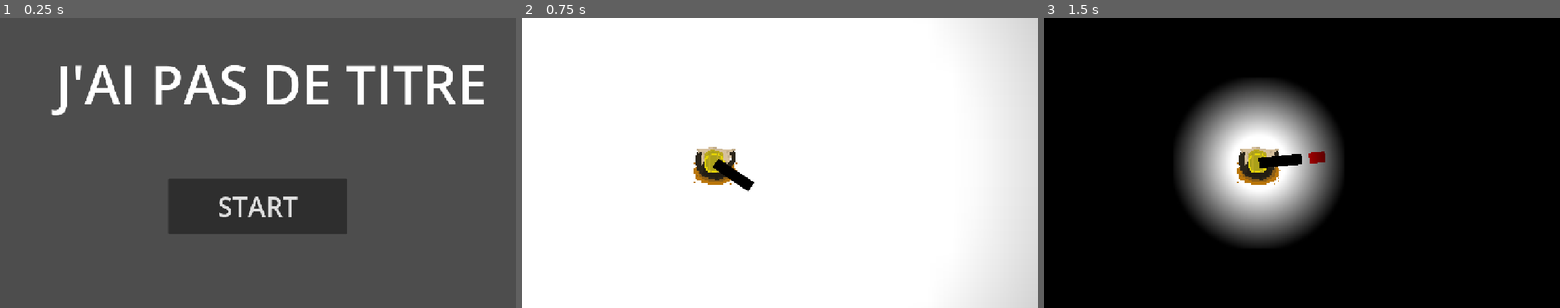
Above: before the commit, frames 1-3 (left to right).
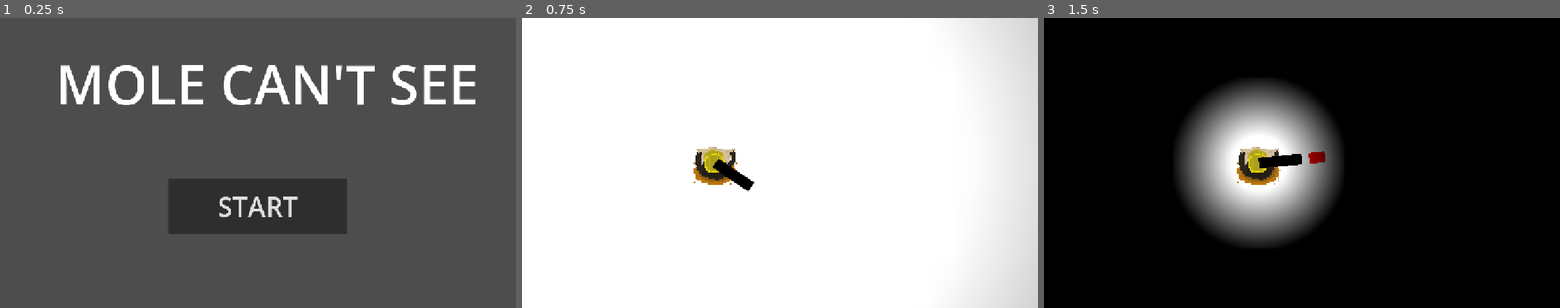
Above: after the commit, the same moments.

Repository: PandaMaki/game-jam-baudo
Game: Godot game, scene res://scenes/UI/main.tscn
Same seed, same stepped clock (60 frames per second), same inputs: the game is played once before the commit and once after it. The engine's default icon, where the game draws it, is replaced by a stand-in: a white triangle on a blue panel in a dark square.
Inputs (mouse positions are in pixels of both pictures, inside the frame that each line leads up to):
- Up to frame 1 (0.25 s): no input
- Up to frame 2 (0.75 s): click "START" at 0.5 s
- Up to frame 3 (1.5 s): tap Enter (ui_accept) at 1.25 s; move the mouse to (1415, 148) at 1.27 s; hold D (right) from 1.28 s (still down); tap Space (shoot) at 1.35 s

The runs differ from the first frame. In frame 1, 5.2% of the frame differs, in the area x 9-94%, y 16-34%; in frame 2, nothing differs; in frame 3, nothing differs.

Commit message:
creation de l'ennemi lance-flamme et ajout du titre "mole can't see "

Diff:
--- /dev/null
+++ b/ennemi_flamme.gd
@@ -0,0 +1,50 @@
+extends CharacterBody2D
+
+
+const SPEED = 100.0
+const JUMP_VELOCITY = -400.0
+var cible = null
+var dead = false
+var balle = preload("res://scenes/balle/balle_ennemi.tscn")
+var peut_tirer = true
+
+
+
+
+func _physics_process(delta: float) -> void:
+	# Add the gravity.
+
+	# Handle jump.
+	if Input.is_action_just_pressed("ui_accept") and is_on_floor():
+		velocity.y = JUMP_VELOCITY
+	if $visée.is_colliding():
+		var touche = $visée.get_collider()
+		if touche != null and touche.is_in_group("player"):
+			velocity.x = move_toward(velocity.x, 0, SPEED)
+			velocity.y = move_toward(velocity.y, 0, SPEED)
+			$lance_flamme.shoot()
+			peut_tirer = false
+			$Timer.start()
+			print("Timer démarré : ", $Timer.time_left)
+	if cible != null:
+		look_at(cible.global_position)
+		$NavigationAgent2D.target_position = cible.global_position
+		var direction_mouvement = $NavigationAgent2D.get_next_path_position()
+		var direction_jsp = direction_mouvement -global_position
+		var direction_normalisé = direction_jsp.normalized()
+		if direction_normalisé != Vector2.ZERO:
+			velocity = direction_normalisé*SPEED
+		else:
+			velocity.x = move_toward(velocity.x, 0, SPEED)
+			velocity.y = move_toward(velocity.y, 0, SPEED)
+	# Get the input direction and handle the movement/deceleration.
+	# As good practice, you should replace UI actions with custom gameplay actions.
+
+
+	move_and_slide()
+
+func die():
+	queue_free()
+
+func _on_area_2d_body_entered(body: Node2D) -> void:
+	cible = body
--- /dev/null
+++ b/ennemi_flamme.tscn
@@ -0,0 +1,51 @@
+[gd_scene format=3 uid="uid://b5gsdgasm7jdw"]
+
+[ext_resource type="Script" uid="uid://cu68mvobn3mgd" path="res://ennemi_flamme.gd" id="1_wsk00"]
+[ext_resource type="PackedScene" uid="uid://ciao0wult73xk" path="res://lance_flamme.tscn" id="2_gagpo"]
+
+[sub_resource type="Gradient" id="Gradient_5npyw"]
+offsets = PackedFloat32Array(0.012048192, 1)
+colors = PackedColorArray(1, 0, 0, 1, 1, 0, 0, 1)
+
+[sub_resource type="GradientTexture1D" id="GradientTexture1D_ssvtb"]
+gradient = SubResource("Gradient_5npyw")
+
+[sub_resource type="RectangleShape2D" id="RectangleShape2D_ssvtb"]
+size = Vector2(74, 65)
+
+[sub_resource type="RectangleShape2D" id="RectangleShape2D_ux1y0"]
+size = Vector2(866, 731)
+
+[node name="ennemi" type="CharacterBody2D" unique_id=504666815 groups=["ennemi"]]
+collision_layer = 2
+script = ExtResource("1_wsk00")
+
+[node name="Sprite2D" type="Sprite2D" parent="." unique_id=1007100569]
+scale = Vector2(0.28515625, 65)
+texture = SubResource("GradientTexture1D_ssvtb")
+
+[node name="CollisionShape2D" type="CollisionShape2D" parent="." unique_id=1966610797]
+position = Vector2(0, 0.5)
+shape = SubResource("RectangleShape2D_ssvtb")
+
+[node name="NavigationAgent2D" type="NavigationAgent2D" parent="." unique_id=1369964738]
+
+[node name="Area2D" type="Area2D" parent="." unique_id=1730165307]
+
+[node name="CollisionShape2D" type="CollisionShape2D" parent="Area2D" unique_id=331268232]
+position = Vector2(2, -8.5)
+shape = SubResource("RectangleShape2D_ux1y0")
+
+[node name="visée" type="RayCast2D" parent="." unique_id=1691809256]
+position = Vector2(38, 0)
+target_position = Vector2(236, 1)
+
+[node name="Timer" type="Timer" parent="." unique_id=2145972395]
+wait_time = 0.05
+one_shot = true
+
+[node name="lance_flamme" parent="." unique_id=812841894 instance=ExtResource("2_gagpo")]
+position = Vector2(61, 0)
+
+[connection signal="body_entered" from="Area2D" to="." method="_on_area_2d_body_entered"]
+[connection signal="timeout" from="Timer" to="." method="_on_timer_timeout"]
--- a/game.tscn
+++ b/game.tscn
@@ -2,8 +2,9 @@
 
 [ext_resource type="PackedScene" uid="uid://djy6kmhwv3xfe" path="res://scenes/player/player.tscn" id="1_80nbo"]
 [ext_resource type="PackedScene" uid="uid://iv24j2lstkvs" path="res://ennemi.tscn" id="2_e2o6t"]
-[ext_resource type="PackedScene" uid="uid://cpqx0lvrw1upx" path="res://spawner_mob.tscn" id="3_feb5d"]
+[ext_resource type="PackedScene" uid="uid://cpqx0lvrw1upx" path="res://scenes/ennemi/spawner/spawner_mob.tscn" id="3_feb5d"]
 [ext_resource type="PackedScene" uid="uid://bpquuk3gv5mb" path="res://ennemi_à_pompe.tscn" id="4_fc0e3"]
+[ext_resource type="PackedScene" uid="uid://b5gsdgasm7jdw" path="res://ennemi_flamme.tscn" id="5_7jktm"]
 
 [sub_resource type="Gradient" id="Gradient_mwb40"]
 colors = PackedColorArray(1, 1, 1, 1, 1, 1, 1, 1)
@@ -39,3 +40,6 @@
 [node name="CanvasModulate" type="CanvasModulate" parent="." unique_id=1506803974]
 visible = false
 color = Color(0, 0, 0, 1)
+
+[node name="ennemi2" parent="." unique_id=1196618640 instance=ExtResource("5_7jktm")]
+position = Vector2(932, 486)
--- /dev/null
+++ b/lance_flamme.gd
@@ -0,0 +1,33 @@
+extends Node2D
+
+var balle = preload("res://scenes/balle/flamme.tscn")
+var flammes : Array[Area2D] = []
+var supprimer = false
+# Called when the node enters the scene tree for the first time.
+
+
+
+# Called every frame. 'delta' is the elapsed time since the previous frame.
+func _process(delta: float) -> void:
+	if not flammes.is_empty() and supprimer:
+		var vieille = flammes[0]
+		if is_instance_valid(vieille):
+			vieille.queue_free()
+			flammes.remove_at(0)
+			supprimer = false
+
+func shoot():
+	var new_ball = balle.instantiate()
+	var direction = $RayCast2D
+	var cible = direction.to_global(direction.target_position)
+	new_ball.direction = (cible - direction.global_position).normalized()
+	new_ball.global_position = direction.global_position
+	new_ball.rotation = new_ball.direction.angle()
+	get_tree().current_scene.add_child(new_ball)
+	flammes.append(new_ball)
+
+
+
+
+func _on_timer_timeout() -> void:
+	supprimer = true
--- /dev/null
+++ b/lance_flamme.tscn
@@ -0,0 +1,25 @@
+[gd_scene format=3 uid="uid://ciao0wult73xk"]
+
+[ext_resource type="Script" uid="uid://p00at8xq3xjg" path="res://lance_flamme.gd" id="1_a0f74"]
+
+[sub_resource type="Gradient" id="Gradient_r8udy"]
+
+[sub_resource type="GradientTexture1D" id="GradientTexture1D_ssvtb"]
+gradient = SubResource("Gradient_r8udy")
+
+[node name="lance-flamme" type="Node2D" unique_id=812841894]
+script = ExtResource("1_a0f74")
+
+[node name="Sprite2D" type="Sprite2D" parent="." unique_id=1524757424]
+position = Vector2(9.536743e-07, 1)
+scale = Vector2(0.1953125, 19.999998)
+texture = SubResource("GradientTexture1D_ssvtb")
+
+[node name="RayCast2D" type="RayCast2D" parent="." unique_id=216939530]
+target_position = Vector2(64, 0)
+
+[node name="Timer" type="Timer" parent="." unique_id=611272257]
+wait_time = 0.05
+autostart = true
+
+[connection signal="timeout" from="Timer" to="." method="_on_timer_timeout"]
--- a/scenes/UI/menu.tscn
+++ b/scenes/UI/menu.tscn
@@ -19,6 +19,6 @@
 offset_right = 1119.0
 offset_bottom = 229.0
 theme_override_font_sizes/font_size = 120
-text = "J'AI PAS DE TITRE "
+text = "MOLE CAN'T SEE"
 
 [connection signal="pressed" from="Button" to="." method="_on_button_pressed"]
--- /dev/null
+++ b/scenes/balle/flamme.gd
@@ -0,0 +1,24 @@
+extends Area2D
+var direction = Vector2.ZERO
+@export var speed = 600
+
+# Called when the node enters the scene tree for the first time.
+func _process(delta: float):
+	if direction != Vector2.ZERO:
+		global_position += speed * delta * direction
+
+func _on_visible_on_screen_notifier_2d_screen_exited() -> void:
+	queue_free()
+
+
+func _on_body_entered(body: Node2D) -> void:
+			# 1. Si c'est l'enemi, on ignore
+	if body.name.to_lower() == "ennemi":
+		return
+
+	# 2. Si c'est l'ennemi, on le tue et on détruit la balle
+	if body is player:
+		body.die() # Va activer le queue_free() de l'ennemi
+		print("ennemi est mort")
+		queue_free() # Détruit la balle
+		print("balle détruite")
--- /dev/null
+++ b/scenes/balle/flamme.tscn
@@ -0,0 +1,27 @@
+[gd_scene format=3 uid="uid://vth0kaergjx8"]
+
+[ext_resource type="Script" uid="uid://b6yf5ql1m4fer" path="res://scenes/balle/flamme.gd" id="1_4fpqo"]
+
+[sub_resource type="Gradient" id="Gradient_yaqcr"]
+colors = PackedColorArray(1, 1, 0, 1, 1, 1, 0, 1)
+
+[sub_resource type="GradientTexture1D" id="GradientTexture1D_gmlin"]
+gradient = SubResource("Gradient_yaqcr")
+
+[sub_resource type="RectangleShape2D" id="RectangleShape2D_lvxji"]
+
+[node name="balle_ennemi" type="Area2D" unique_id=293264298]
+collision_layer = 16
+script = ExtResource("1_4fpqo")
+
+[node name="Sprite2D" type="Sprite2D" parent="." unique_id=1265141795]
+position = Vector2(3.8146973e-06, 4.7683716e-07)
+scale = Vector2(0.078124985, 19.999998)
+texture = SubResource("GradientTexture1D_gmlin")
+
+[node name="CollisionShape2D" type="CollisionShape2D" parent="." unique_id=1869937203]
+shape = SubResource("RectangleShape2D_lvxji")
+
+[node name="VisibleOnScreenNotifier2D" type="VisibleOnScreenNotifier2D" parent="." unique_id=1368401861]
+
+[connection signal="body_entered" from="." to="." method="_on_body_entered"]
--- a/scenes/ennemi/ennemi.gd
+++ b/scenes/ennemi/ennemi.gd
@@ -48,9 +48,10 @@
 	cible = body
 func tirer():
 	var new_ball = balle.instantiate()
-
-	new_ball.global_position = global_position
-	new_ball.rotation = rotation
+	var direction = $visée
+	new_ball.direction = (cible.global_position - direction.global_position).normalized()
+	new_ball.global_position = direction.global_position
+	new_ball.rotation = new_ball.direction.angle()
 
 	get_tree().current_scene.add_child(new_ball)
 
Not shown, added: ennemi_flamme.gd.uid
Not shown, added: lance_flamme.gd.uid
Not shown, added: scenes/balle/flamme.gd.uid
